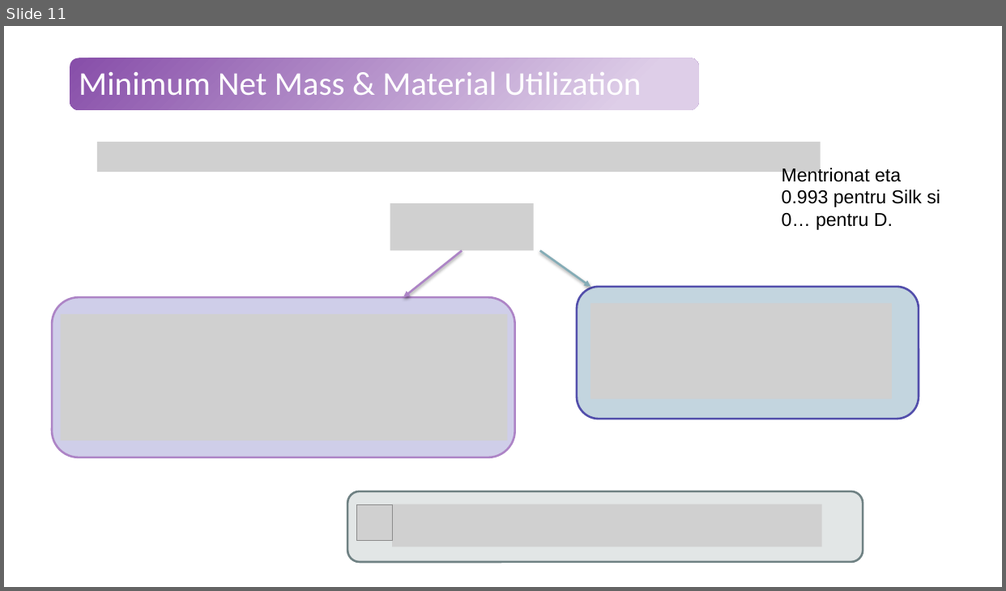
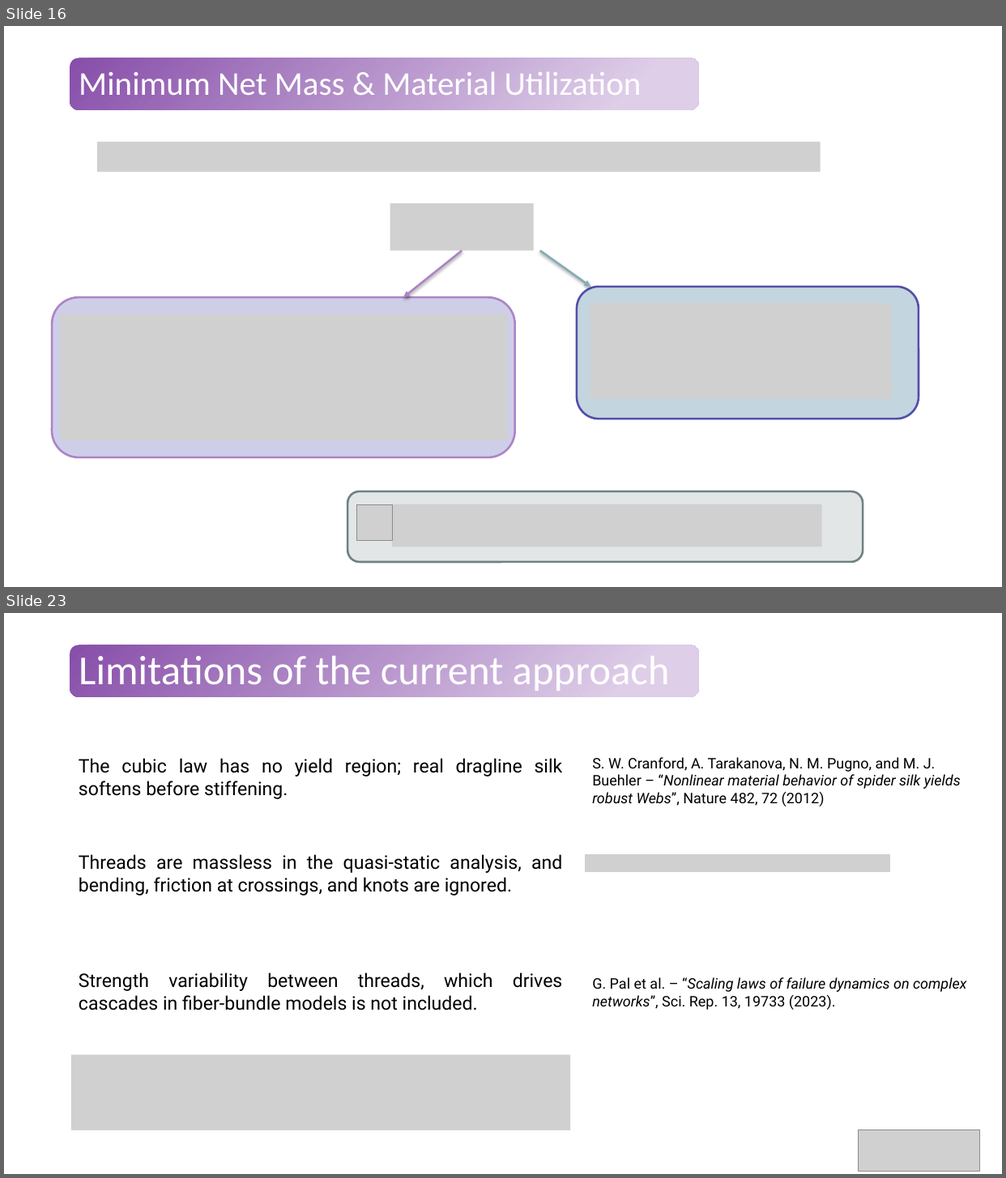
Before and after one commit to Tavi681/PoliPhysics, a slide deck: Tema 2/paper/Tema2.pptx. Shown one above the other, each under a label of ours: slide 11 before the commit, slides 16 and 23 after it; the slides between them are not shown. The pictures are 1006x591 and 1006x1178 pixels, drawn with LibreOffice and Linux fonts; fonts in the diff are those of the drawing; grey boxes stand for pictures. Boxes give left, top, right and bottom in pixels: in the first picture for what was removed or moved away, otherwise in the second. Text is boxed around its words. In the diff, an @@ line names an element or a change of style, - is before the commit and + after.

```diff
--- a/Tema 2/paper/Tema2.pptx
+++ b/Tema 2/paper/Tema2.pptx
@@ slide 23 added at bbox=[4, 613, 1002, 1174], background #FFFFFF; not listed: 1 template element that a slide beside it also shows @@
@@ title added at bbox=[79, 656, 670, 691], 39.6 pt, text #FFFFFF @@
+Limitations of the current approach
@@ text added at bbox=[79, 758, 563, 799], 18 pt, text #000000 @@
+The cubic law has no yield region; real dragline silk softens before stiffening.
@@ text added at bbox=[592, 757, 961, 807], 14 pt, text #000000 @@
+S. W. Cranford, A. Tarakanova, N. M. Pugno, and M. J. Buehler – “Nonlinear material behavior of spider silk yields robust Webs”, Nature 482, 72 (2012)
@@ text added at bbox=[79, 854, 562, 896], 18 pt, text #000000 @@
+Threads are massless in the quasi-static analysis, and bending, friction at crossings, and knots are ignored.
@@ picture added at bbox=[585, 855, 890, 873] @@
@@ text added at bbox=[79, 973, 492, 1011], 18 pt, text #000000 @@
+Strength variability between threads, which drives cascades in fiber-bundle models is not included.
@@ text added at bbox=[592, 977, 966, 1010], 14 pt, text #000000, italic @@
+G. Pal et al. – “Scaling laws of failure dynamics on complex networks”, Sci. Rep. 13, 19733 (2023).
@@ picture added at bbox=[71, 1055, 571, 1131] @@
@@ picture added at bbox=[859, 1131, 980, 1171] @@
@@ what was slide 11 is now slide 16 @@
@@ slide 16 changed as well @@
@@ text removed at bbox=[782, 166, 940, 230] @@
-Mentrionat eta 0.993 pentru Silk si 0… pentru D.
```
Also in this commit, not shown: 9 other slides changed, 11 other slides added, 2 slides removed.
